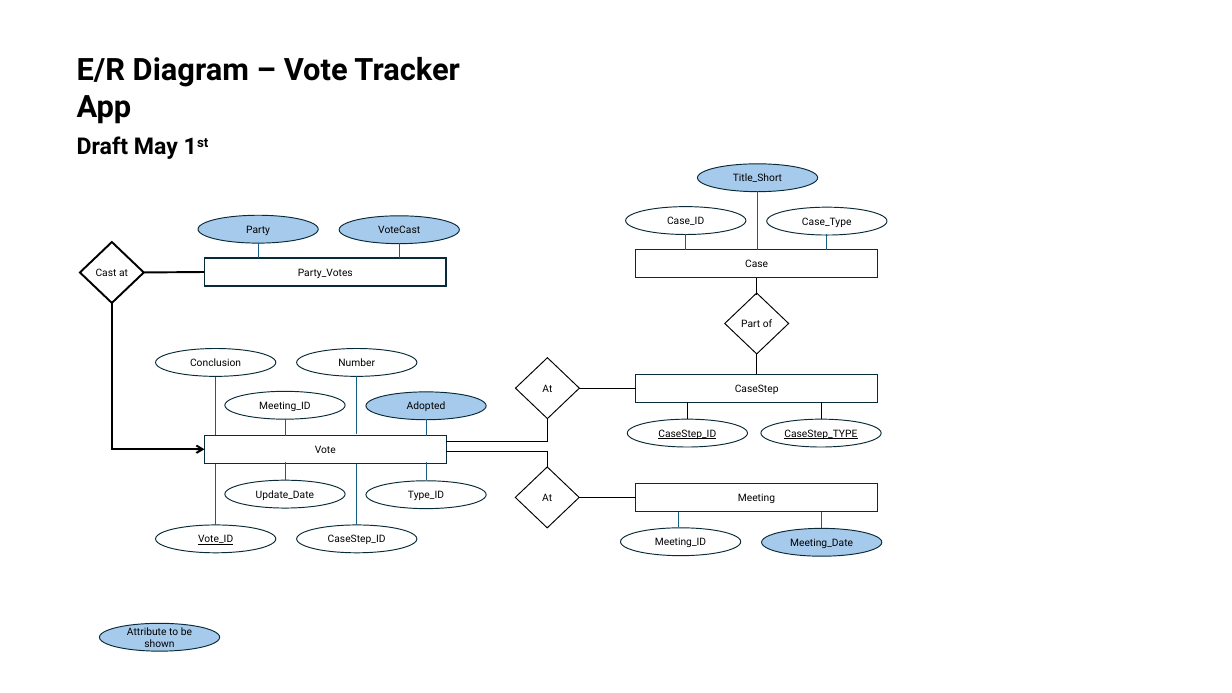
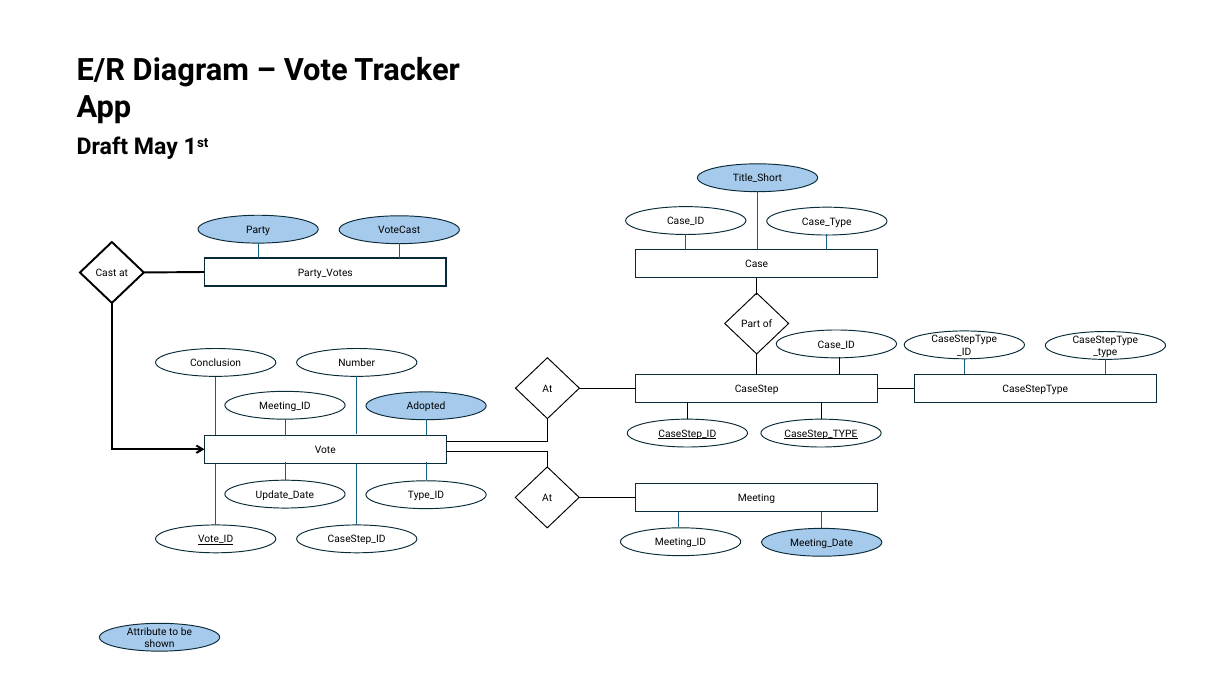
Before and after one commit to VonBandersnatch/disproject, a slide deck: slide 2 of Project_Idea (3).pptx. Drawn at 1232x693 pixels with LibreOffice and Linux fonts; fonts in the diff are those of the drawing. Boxes give left, top, right and bottom in pixels: in the first picture for what was removed or moved away, otherwise in the second. Text is boxed around its words. In the diff, an @@ line names an element or a change of style, - is before the commit and + after.

```diff
--- a/Project_Idea (3).pptx
+++ b/Project_Idea (3).pptx
@@ ellipse added at (776,330,897,358), fill #FFFFFF, outline #092A39 0.75 pt, 8 pt, text #000000 @@
+Case_ID
@@ line added from (840, 358) to (840, 373), #000000 0.75 pt @@
@@ ellipse added at (905,331,1025,359), fill #FFFFFF, outline #092A39 0.75 pt, 8 pt, text #000000 @@
+CaseStepType_ID
@@ line added from (965, 359) to (965, 374), #156082 0.75 pt @@
@@ ellipse added at (1045,332,1165,360), fill #FFFFFF, outline #092A39 0.75 pt, 8 pt, text #000000 @@
+CaseStepType_type
@@ line added from (1105, 359) to (1105, 374), #156082 0.75 pt @@
@@ line added from (878, 388) to (915, 388), #000000 0.75 pt @@
@@ rectangle added at (915,374,1157,402), fill #FFFFFF, outline #092A39 0.75 pt, 8 pt, text #000000 @@
+CaseStepType
```
Also in this commit, not shown: 2 other files.
